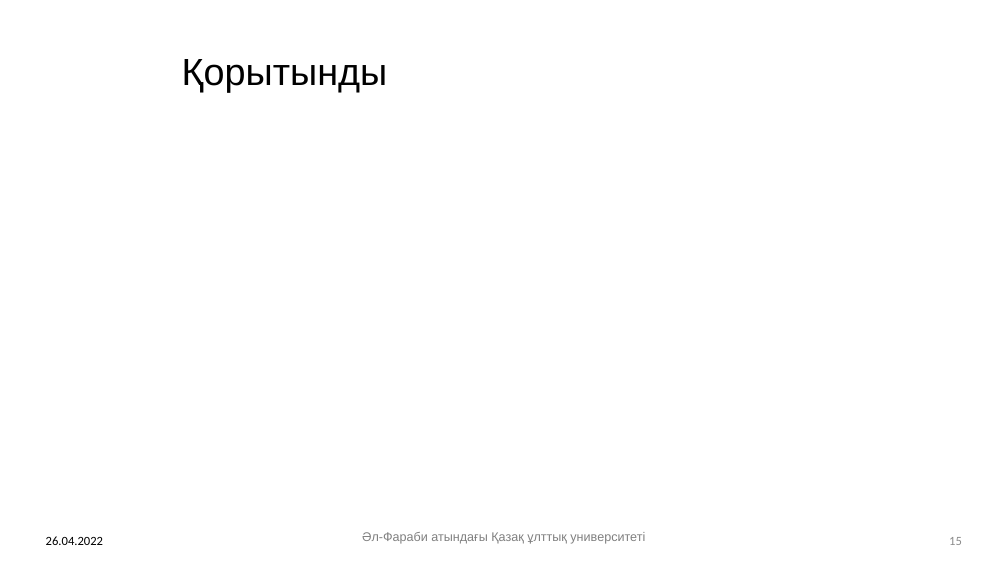
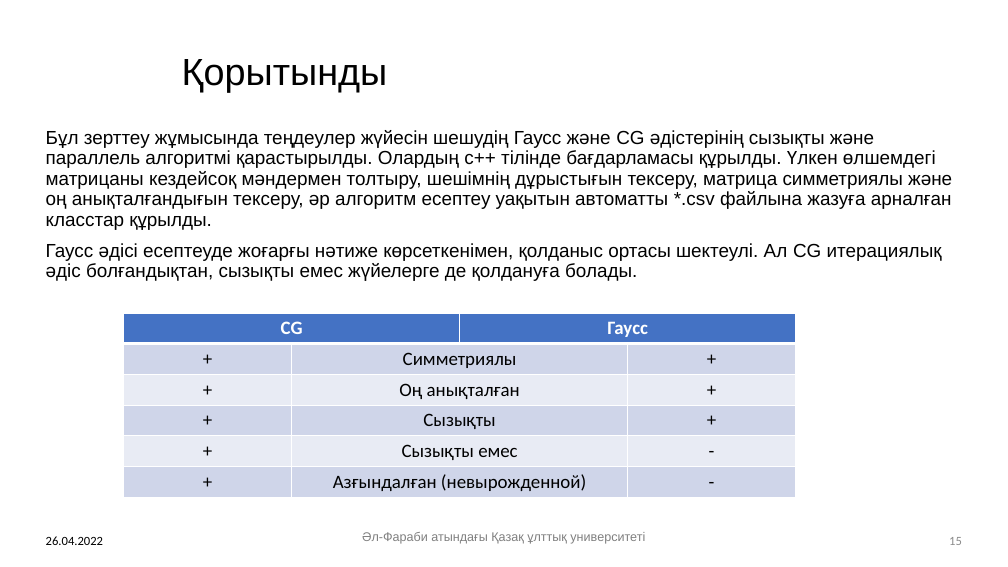
Before and after one commit to Narqyz/satj, a slide deck: slide 15 of Пример каз.pptx. Drawn at 1008x567 pixels with LibreOffice and Linux fonts; fonts in the diff are those of the drawing; background and template pictures are left out. Boxes give left, top, right and bottom in pixels: in the first picture for what was removed or moved away, otherwise in the second. Text is boxed around its words. In the diff, an @@ line names an element or a change of style, - is before the commit and + after.

```diff
--- a/Пример каз.pptx
+++ b/Пример каз.pptx
@@ text added at bbox=[46, 130, 952, 281], 18 pt, text #000000 @@
+Бұл зерттеу жұмысында теңдеулер жүйесін шешудің Гаусс және CG әдістерінің сызықты және параллель алгоритмі қарастырылды. Олардың c++ тілінде бағдарламасы құрылды. Үлкен өлшемдегі матрицаны кездейсоқ мәндермен толтыру, шешімнің дұрыстығын тексеру, матрица симметриялы және оң анықталғандығын тексеру, әр алгоритм есептеу уақытын автоматты *.csv файлына жазуға арналған класстар құрылды.
+Гаусс әдісі есептеуде жоғарғы нәтиже көрсеткенімен, қолданыс ортасы шектеулі. Ал CG итерациялық әдіс болғандықтан, сызықты емес жүйелерге де қолдануға болады.
@@ table added at bbox=[124, 313, 796, 497], 6 rows, 4 columns @@
+CG |  | Гаусс | 
++ | Симметриялы |  | +
++ | Оң анықталған |  | +
++ | Сызықты |  | +
++ | Сызықты емес |  | -
++ | Азғындалған (невырожденной) |  | -
```
Also in this commit, not shown: 6 other slides changed.
